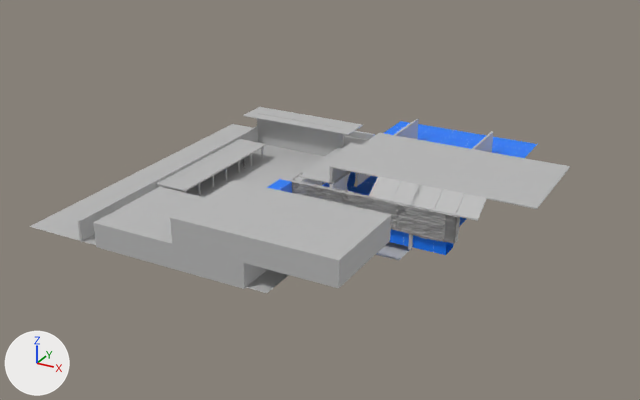
What one commit did to the FBX model PPR301_Assessment1/Assets/Art/Models/Villa_Map.fbx.
One viewpoint serves both versions: a camera (50 mm lens) standing at (58.5, -115.8, 52.9) and looking at (-2.1, -5.6, -2.1). The lights are fixed; the arrows at lower left show +X, +Y and +Z. Where no turn or scale is listed for an object, it has been applied to the vertices. Vertices at the same position are counted once.
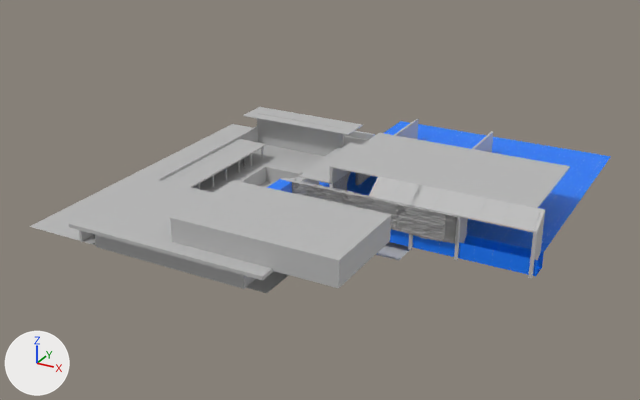
Location of each change, [x1, y1, x2, y2] in pixels of the pictures (640 x 400 px):
'pPlane1', reshaped (27% wider, 16% taller)
    before: [267, 121, 537, 255]
    after: [267, 121, 611, 276]
'pCube140', added
    after: [69, 179, 274, 280]
'pCube129', added
    after: [502, 203, 541, 233]
'pCube8', moved
    before: [300, 143, 362, 185]
    after: [299, 142, 362, 184]
'pCube29', deleted
    before: [240, 166, 300, 187]
'pCube128', added
    after: [479, 198, 510, 226]
'pCube127', added
    after: [528, 209, 545, 278]
'pCube126', added
    after: [454, 194, 469, 261]
'pCube132', added
    after: [478, 199, 487, 221]
'pCube133', added
    after: [501, 204, 510, 226]
part 1 of me_mesh_006, cut back
    both: [345, 173, 360, 191]
part 2 of me_mesh_006, recoloured
    both: [332, 172, 370, 190]
part 4 of me_mesh, cut back
    before: [322, 129, 537, 255]
    after: [322, 129, 611, 276]
part 6 of me_mesh_076, added
    after: [29, 124, 324, 293]
'pCube46', unchanged, covered by the edit
    before: [94, 187, 268, 289]
    after: [95, 234, 255, 289]

The change, as a list of edits to the scene's bpy script:
```text
Add mat_wall_stonelined_mat:
    mat_wall_stonelined_mat = principled_material('Wall_StoneLined_Mat')
    mat_wall_stonelined_mat.texture = img_wall_stone_lined_albedo_png
Change me_mesh_006:
    remove me_mesh_006.from_pydata(...)  # 84 vertices, 110 faces; spans x -0.24..0.24, y -7.55..7.4, z -1.67..1.67
    remove me_mesh_006.materials.append(mat_doorframe_mat)  # white #fffde0
    add me_mesh_006.from_pydata(...)  # 84 vertices, 102 faces; spans x -0.24..0.24, y -7.55..7.4, z -1.67..1.67
    me_mesh_006 part 1
    16 faces are deleted
    22 vertices move from x -0.24..0.24, y -2.79..0.93, z -1.67..-0.37 to x -0.24..0.24, y -2.83..0.93, z -1.67..-0.37
    8 new faces join them, mat_wall_stonelined_mat (picture img_wall_stone_lined_albedo_png)
    me_mesh_006 part 2: 60 faces spanning x -0.24..0.24, y -7.55..7.4, z -1.67..1.67 switch from mat_stonemarble_mat (white #ebebeb) to mat_wall_stonelined_mat (picture img_wall_stone_lined_albedo_png)
Change me_mesh_098:
    where me_mesh_098.from_pydata(...)  # 782 vertices, 695 faces; spans x -254.0..597.0, y -214.0..214.0, z -134.0..13.0
    used by ob_pcube124; location = (8.6, -13.8, 1.8); rotation_euler = (1.571, 0.0, 0.0), in degrees (90, 0, 0); scale = (0.01, 0.01, 0.01)
    me_mesh_098 part 5: its shading normals changed
Change me_mesh_076:
    remove me_mesh_076.from_pydata(...)  # 4 vertices, 1 face; spans x -29.2..11.4, y -26.3..26.3, z 0.1..0.2
    add me_mesh_076.from_pydata(...)  # 20 vertices, 13 faces; spans x -29.2..11.4, y -26.3..26.3, z -2.5..0.2
    me_mesh_076 part 6: 16 vertices added at x -29.2..11.4, y -26.3..26.3, z -2.5..0.2
Change me_mesh:
    remove me_mesh.from_pydata(...)  # 55 vertices, 41 faces; spans x -4.3..21.6, y -21.4..29.7, z -2.3..3.9
    add me_mesh.from_pydata(...)  # 37 vertices, 25 faces; spans x -4.3..34.1, y -21.4..29.7, z -2.3..3.9
    me_mesh part 4
    22 vertices are removed from x 14.6..21.6, y -13.2..3.5, z -2.3..0.1
    23 faces are deleted
    4 vertices in x 21.6, y -13.2..29.7, z -2.3..0.0 move by (12.5, 0.0, 0.0)
    4 vertices are added at (34.1, -13.2, 0.1), (34.1, -6.2, 0.0), (34.1, -3.5, 0.0), (34.1, 3.5, 0.0)
    7 new faces join them
Change me_mesh_097:
    where me_mesh_097.from_pydata(...)  # 782 vertices, 695 faces; spans x -254.0..597.0, y -214.0..214.0, z -134.0..13.0
    used by ob_pcube123; location = (0.1, -13.8, 1.8); rotation_euler = (1.571, 0.0, 0.0), in degrees (90, 0, 0); scale = (0.01, 0.01, 0.01)
    me_mesh_097 part 3: its shading normals changed
Add me_mesh_096_1:
    me_mesh_096_1 = me_mesh_097.copy(); me_mesh_096_1.name = 'Mesh.096'  # the mesh of ob_pcube123
Add me_mesh_076_1:
    me_mesh_076_1 = me_mesh_072.copy(); me_mesh_076_1.name = 'Mesh.076'  # the mesh of ob_pcube48
Add me_mesh_022_1:
    me_mesh_022_1.from_pydata([(-0.05, 0.0, -0.02), (0.05, 0.0, -0.02), (-0.05, 0.0, 0.19), (0.05, 0.0, 0.19), (-0.05, 3.08, 2.09), (0.05, 3.08, 2.09), (-0.05, 3.08, 1.87), (0.05, 3.08, 1.87)], [], [(0, 1, 3, 2), (2, 3, 5, 4), (4, 5, 7, 6), (6, 7, 1, 0), (1, 7, 5, 3), (6, 0, 2, 4)])
    me_mesh_022_1.materials.append(mat_lambert1)  # grey #bcbcbc
Add me_mesh_018_1:
    me_mesh_018_1.from_pydata([(-1.52, 0.0, -0.02), (2.57, 0.0, -0.02), (-1.52, 0.0, 0.19), (2.57, 0.0, 0.19), (-1.52, 3.08, 2.09), (2.57, 3.08, 2.09), (-1.52, 3.08, 1.87), (2.57, 3.08, 1.87)], [], [(0, 1, 3, 2), (2, 3, 5, 4), (4, 5, 7, 6), (6, 7, 1, 0), (1, 7, 5, 3), (6, 0, 2, 4)])
    me_mesh_018_1.materials.append(mat_window_clear_mat)  # grey #bcbcbc
Change ob_pcube125:
    ob_pcube125: bpy.data.objects.new('pCube125', me_mesh_099) -> bpy.data.objects.new('pCube125', me_mesh_098)
Change ob_pcube124:
    ob_pcube124: bpy.data.objects.new('pCube124', me_mesh_098) -> bpy.data.objects.new('pCube124', me_mesh_097)
Change ob_pcube52:
    ob_pcube52: bpy.data.objects.new('pCube52', me_mesh_068) -> bpy.data.objects.new('pCube52', me_mesh_072)
Remove ob_pcube29:
    ob_pcube29 = bpy.data.objects.new('pCube29', me_mesh_087)
Change ob_pcube51:
    ob_pcube51: bpy.data.objects.new('pCube51', me_mesh_069) -> bpy.data.objects.new('pCube51', me_mesh_073)
Change ob_pcube48:
    ob_pcube48: bpy.data.objects.new('pCube48', me_mesh_072) -> bpy.data.objects.new('pCube48', me_mesh_076_1)
Change ob_pcube8:
    ob_pcube8.location: (0.0, -3.3, 3.3) -> (-0.2, -3.3, 3.3)
Change ob_pcube123:
    ob_pcube123: bpy.data.objects.new('pCube123', me_mesh_097) -> bpy.data.objects.new('pCube123', me_mesh_096_1)
Add ob_pcube127:
    ob_pcube127 = bpy.data.objects.new('pCube127', me_mesh_013.copy())  # the mesh of ob_pcube20
    ob_pcube127.location = (33.4, -13.5, 3.8)
Add ob_pcube126:
    ob_pcube126 = bpy.data.objects.new('pCube126', me_mesh_013.copy())  # the mesh of ob_pcube20
    ob_pcube126.location = (23.1, -13.5, 3.8)
Add ob_pcube128:
    ob_pcube128 = bpy.data.objects.new('pCube128', me_mesh_012.copy())  # the mesh of ob_pcube19
    ob_pcube128.location = (27.4, -13.5, 3.8)
Add ob_pcube133:
    ob_pcube133 = bpy.data.objects.new('pCube133', me_mesh_022_1)
    ob_pcube133.location = (29.0, -13.5, 3.8)
Add ob_pcube140:
    ob_pcube140 = bpy.data.objects.new('pCube140', me_mesh_092_1)  # a box spanning x -10.6..20.3, y -11.3..7.0, z -0.2..0.3; in mat_lambert1 (grey #bcbcbc)
    ob_pcube140.location = (-13.3, -25.4, 1.3)
Add ob_pcube132:
    ob_pcube132 = bpy.data.objects.new('pCube132', me_mesh_022_1.copy())
    ob_pcube132.location = (25.8, -13.5, 3.8)
Add ob_pcube129:
    ob_pcube129 = bpy.data.objects.new('pCube129', me_mesh_018_1)
    ob_pcube129.location = (30.6, -13.5, 3.8)
```
